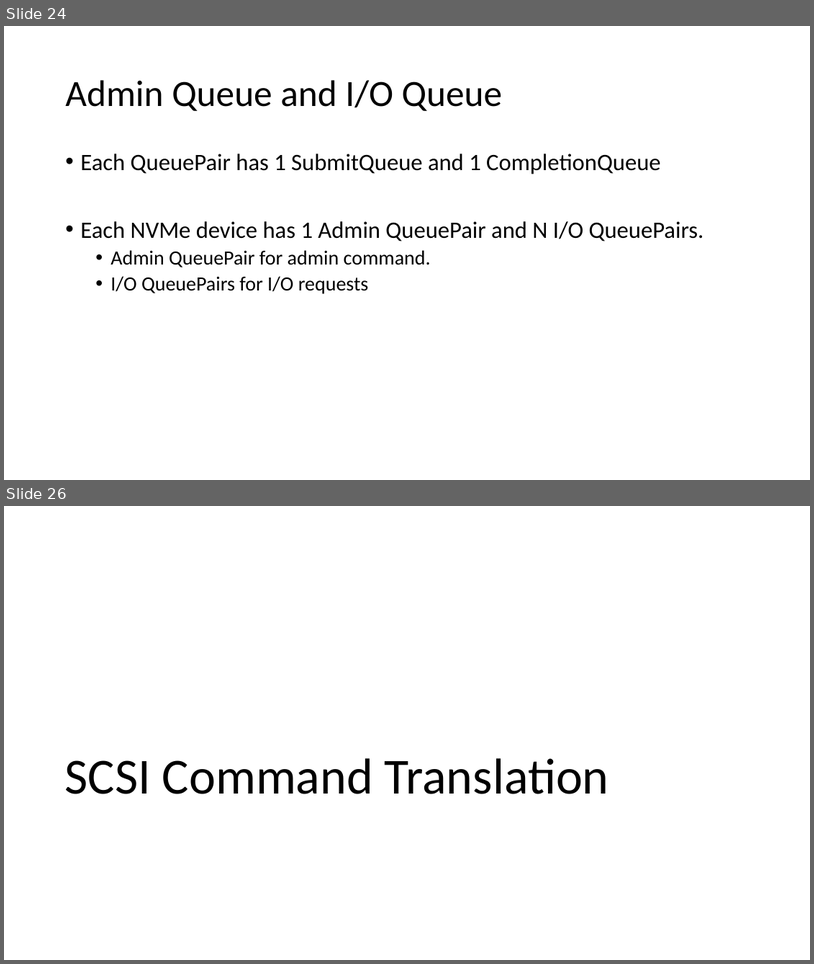
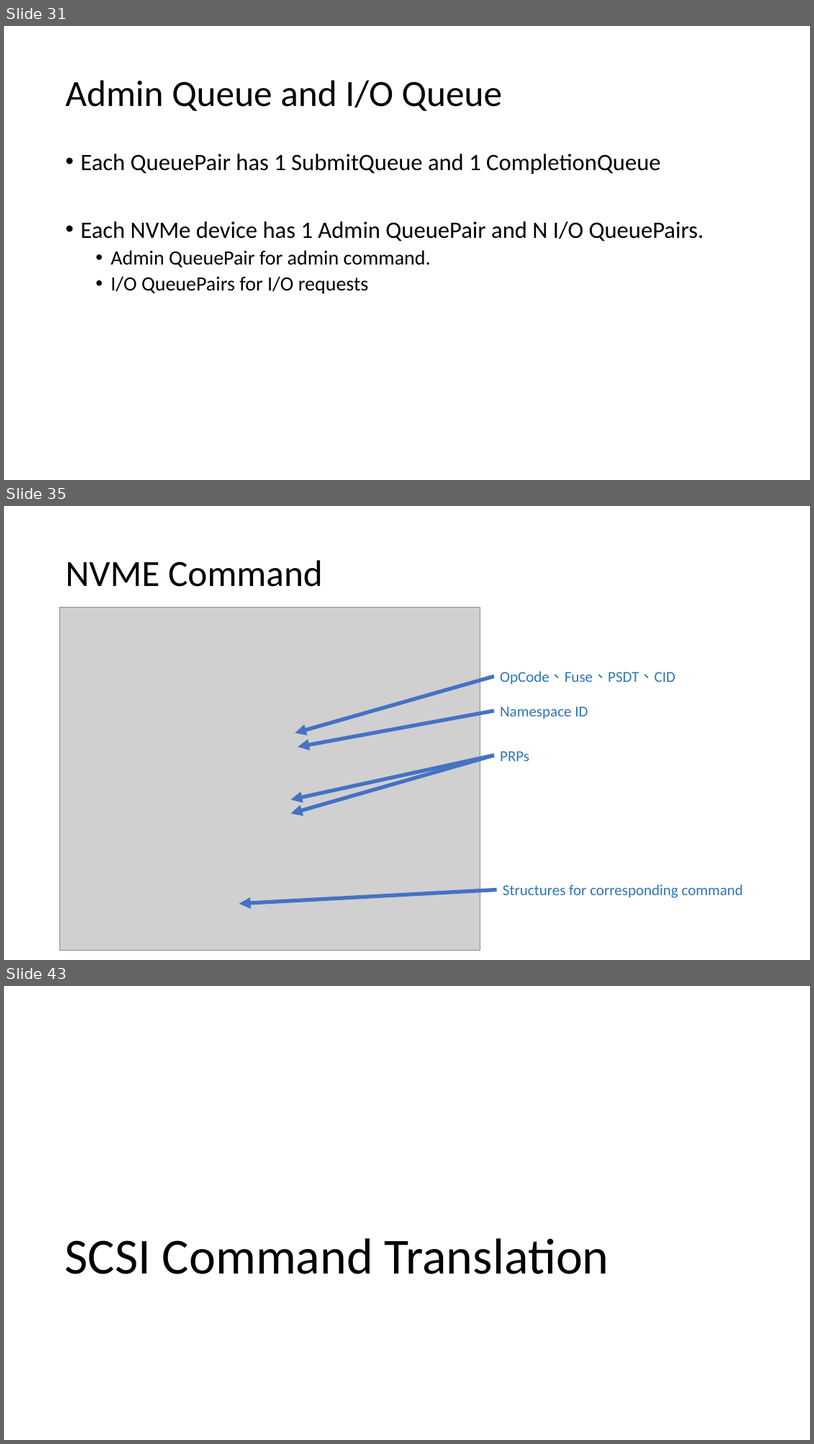
Before and after one commit to smokingpc/glendronach, a slide deck: doc/SPCNVMe_Introduction_and_Design.pptx. Shown one above the other, each under a label of ours: slides 24 and 26 before the commit, slides 31, 35 and 43 after it; the slides between them are not shown. The pictures are 814x964 and 814x1444 pixels, drawn with LibreOffice and Linux fonts; fonts in the diff are those of the drawing; grey boxes stand for pictures. Boxes give left, top, right and bottom in pixels: in the first picture for what was removed or moved away, otherwise in the second. Text is boxed around its words. In the diff, an @@ line names an element or a change of style, - is before the commit and + after.

```diff
--- a/doc/SPCNVMe_Introduction_and_Design.pptx
+++ b/doc/SPCNVMe_Introduction_and_Design.pptx
@@ slide 35 added at bbox=[4, 506, 810, 960], background #FFFFFF @@
@@ title added at bbox=[65, 560, 323, 587], 44 pt, text #000000 @@
+NVME Command
@@ picture added at bbox=[59, 607, 480, 950] @@
@@ arrow added from (494, 676) to (295, 733), #4472C4 4.5 pt @@
@@ text added at bbox=[500, 671, 676, 685], 18 pt, text #2E75B6 @@
+OpCode、Fuse、PSDT、CID
@@ arrow added from (494, 710) to (298, 746), #4472C4 4.5 pt @@
@@ text added at bbox=[500, 706, 588, 719], 18 pt, text #2E75B6 @@
+Namespace ID
@@ arrow added from (494, 755) to (291, 800), #4472C4 4.5 pt @@
@@ arrow added from (494, 755) to (291, 813), #4472C4 4.5 pt @@
@@ text added at bbox=[500, 751, 530, 761], 18 pt, text #2E75B6 @@
+PRPs
@@ arrow added from (497, 890) to (239, 903), #4472C4 4.5 pt @@
@@ text added at bbox=[503, 884, 743, 898], 18 pt, text #2E75B6 @@
+Structures for corresponding command
@@ what was slide 24 is now slide 31 @@
@@ what was slide 26 is now slide 43 @@
```
Also in this commit, not shown: 4 slides changed, 17 other slides added, 1 slide removed, 1 other file.
